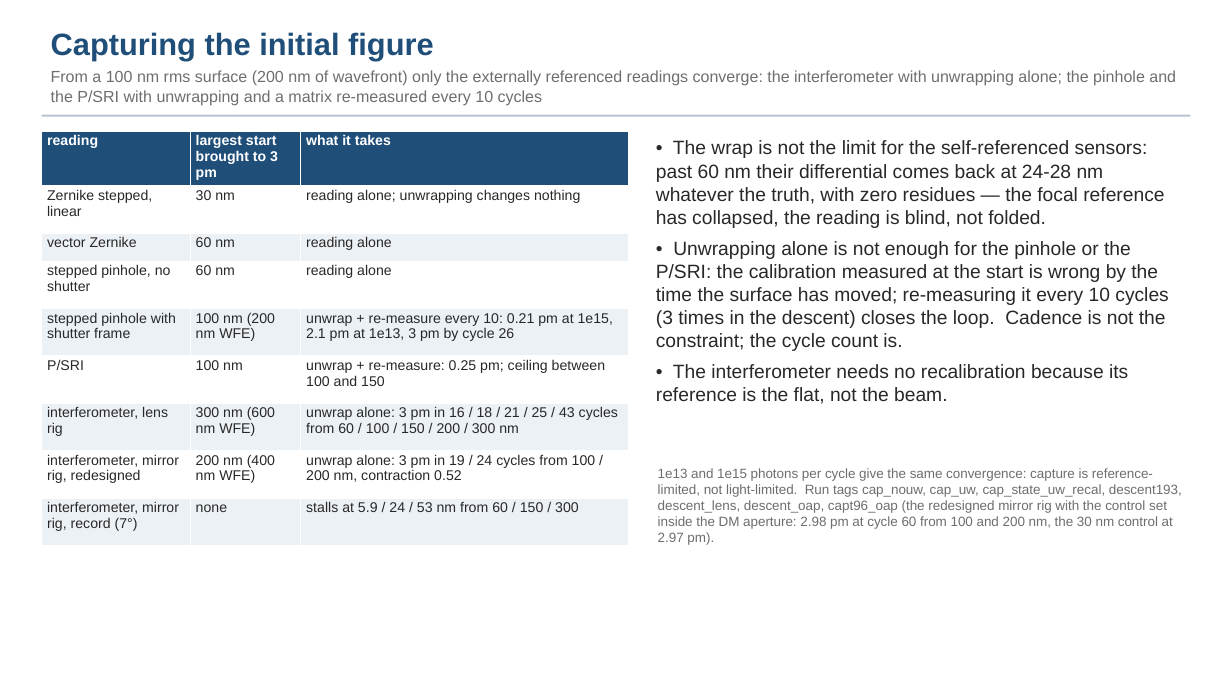
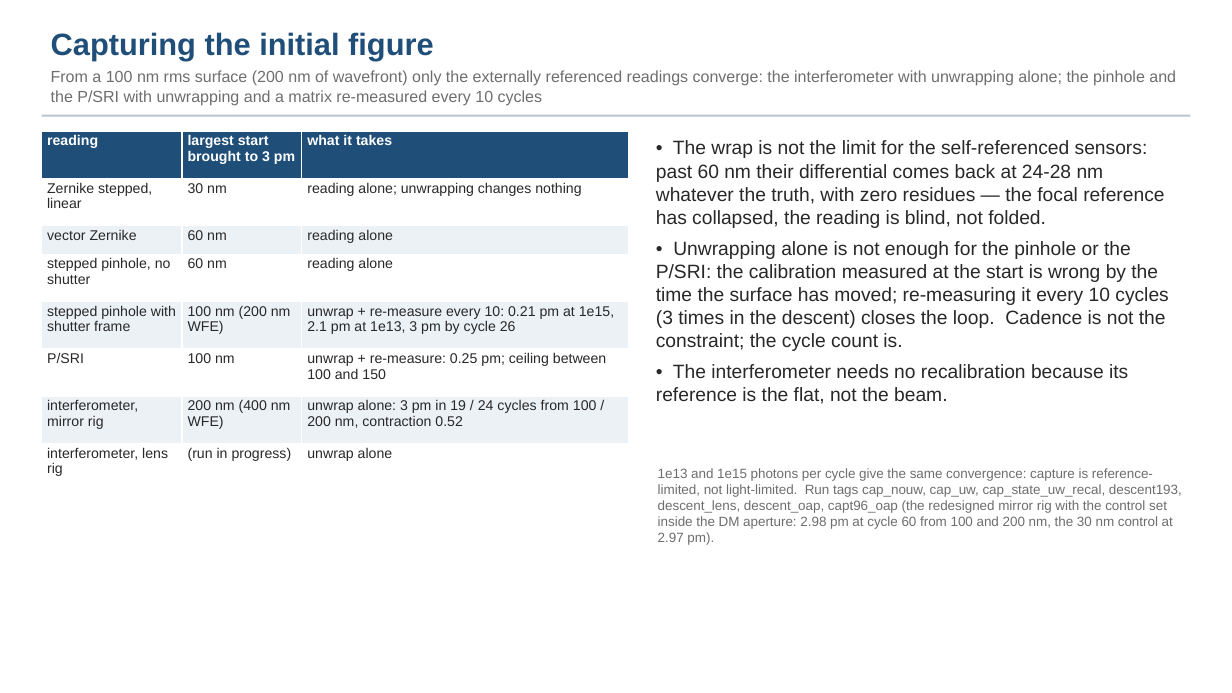
Before and after one commit to nasa-jpl/macos, a slide deck: slide 30 of demo_session/deck_gauges.pptx (slide 31 before the commit). Drawn at 1232x693 pixels with LibreOffice and Linux fonts; fonts in the diff are those of the drawing. Boxes give left, top, right and bottom in pixels: in the first picture for what was removed or moved away, otherwise in the second. Text is boxed around its words. In the diff, an @@ line names an element or a change of style, - is before the commit and + after.

```diff
--- a/demo_session/deck_gauges.pptx
+++ b/demo_session/deck_gauges.pptx
@@ table at <box>42,131,628,491</box> @@
-row 7: interferometer, lens rig | 300 nm (600 nm WFE) | unwrap alone: 3 pm in 16 / 18 / 21 / 25 / 43 cycles from 60 / 100 / 150 / 200 / 300 nm
-row 8: interferometer, mirror rig, redesigned | 200 nm (400 nm WFE) | unwrap alone: 3 pm in 19 / 24 cycles from 100 / 200 nm, contraction 0.52
-row 9: interferometer, mirror rig, record (7°) | none | stalls at 5.9 / 24 / 53 nm from 60 / 150 / 300
+row 7: interferometer, mirror rig | 200 nm (400 nm WFE) | unwrap alone: 3 pm in 19 / 24 cycles from 100 / 200 nm, contraction 0.52
+row 8: interferometer, lens rig | (run in progress) | unwrap alone
```
Also in this commit, not shown: 33 other slides changed, 1 slide added, 5 slides removed, 2 other files.
